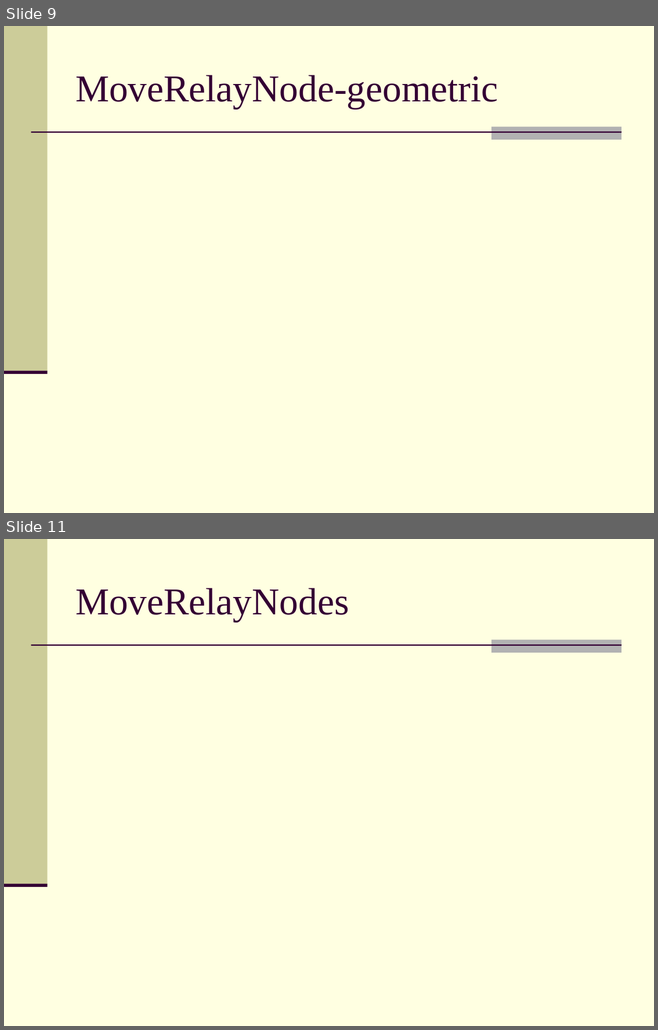
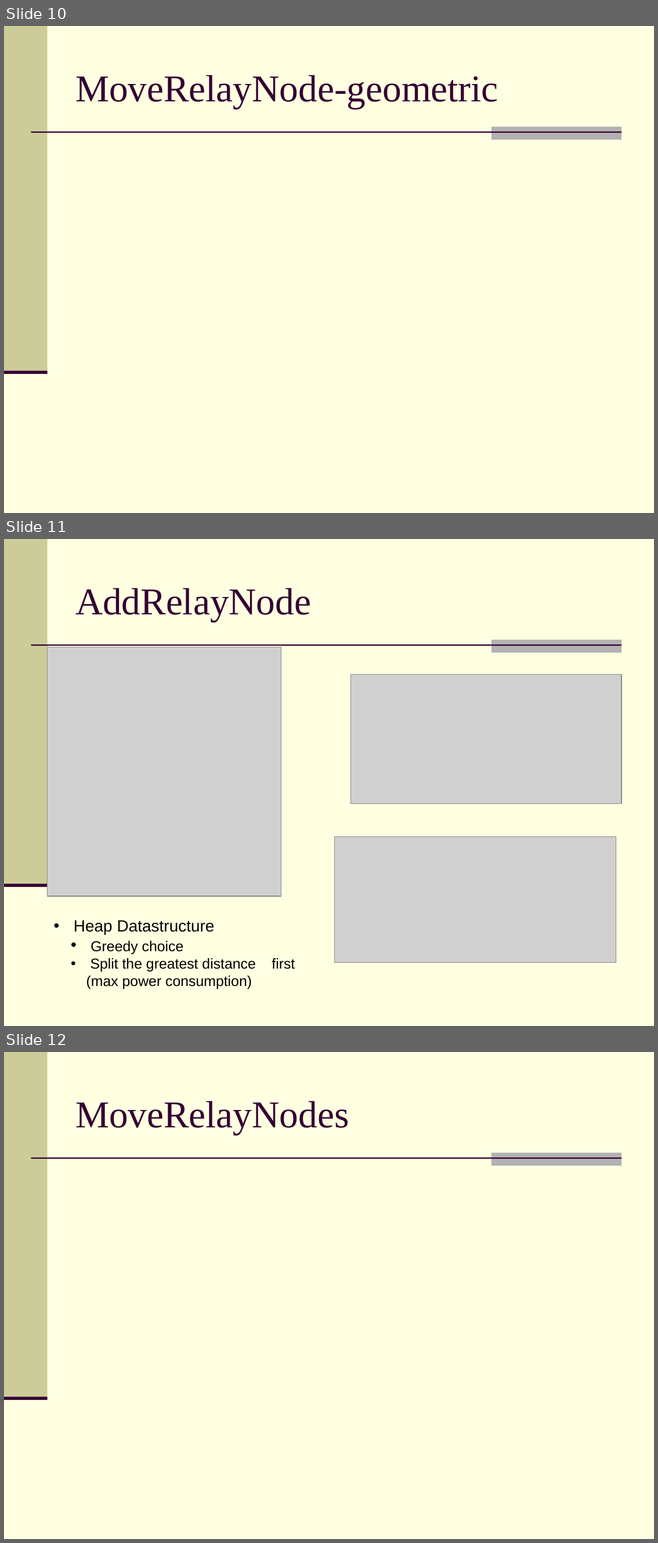
Before and after one commit to feltenberger/cmsc-641-fsmt, a slide deck: Paper/Presentation/Fair, Energy-aware Connectivity in Wireless Sensor Networks.ppt. Shown one above the other, each under a label of ours: slides 9 and 11 before the commit, slides 10, 11 and 12 after it; the slides between them are not shown. The pictures are 658x1030 and 658x1543 pixels, drawn with LibreOffice and Linux fonts; fonts in the diff are those of the drawing; grey boxes stand for pictures. Boxes give left, top, right and bottom in pixels: in the first picture for what was removed or moved away, otherwise in the second. Text is boxed around its words. In the diff, an @@ line names an element or a change of style, - is before the commit and + after.

```diff
--- a/Paper/Presentation/Fair, Energy-aware Connectivity in Wireless Sensor Networks.ppt
+++ b/Paper/Presentation/Fair, Energy-aware Connectivity in Wireless Sensor Networks.ppt
@@ slide 11 added at [4,539,654,1026], background #FFFFE1; not listed: 4 template elements that a slide beside it also shows @@
@@ title added at [75,588,311,621], 42 pt, text #330033 @@
+AddRelayNode
@@ picture added at [48,647,281,896] @@
@@ picture added at [350,674,621,803] @@
@@ picture added at [334,837,615,962] @@
@@ text added at [74,920,255,989], 16 pt, text #000000 @@
+• Heap Datastructure
+  • Greedy choice
+  • Split the greatest distance first (max power consumption)
@@ what was slide 9 is now slide 10 @@
@@ what was slide 11 is now slide 12 @@
```
Also in this commit, not shown: 3 slides changed, 1 other slide added, 1 slide removed.
